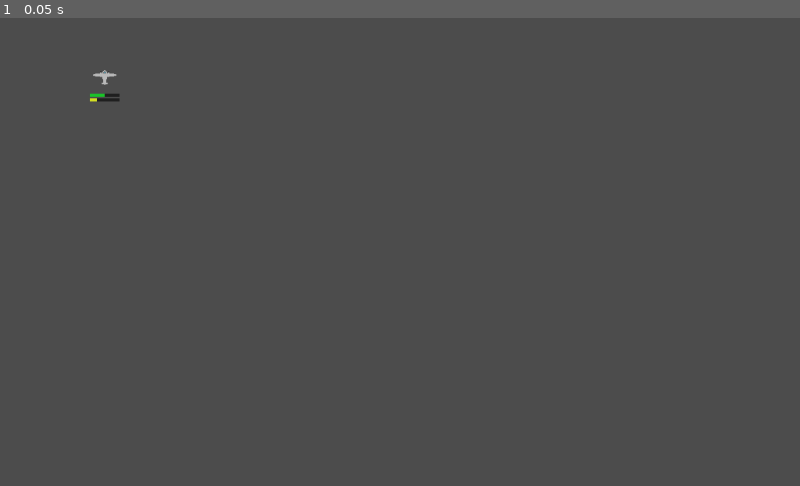
Above: before the commit, frame 1.
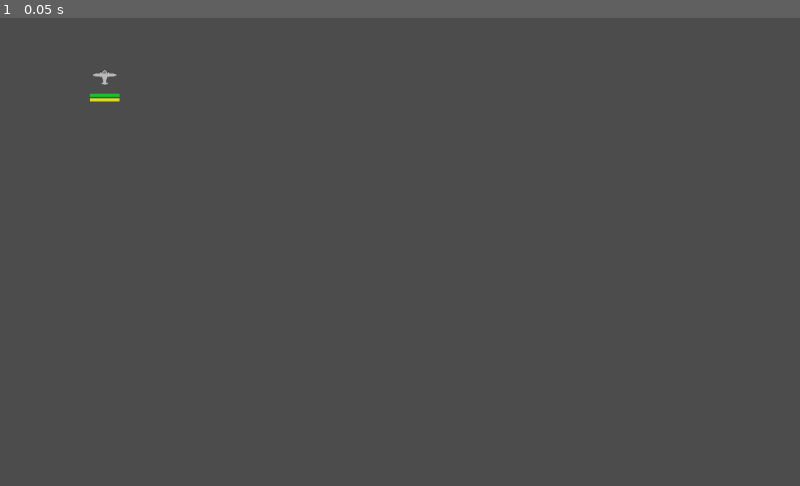
Above: after the commit, the same moment.

Repository: peter-shaw-benson/naval-game
Game: Godot game, scene res://Squad/CombatUnitsWrapper.tscn
Two runs of this game, one before a commit and one after it. Both use one fixed random seed, a clock stepped at 60 frames per second and the inputs below. This scene is started directly instead of the project's main scene.
Inputs:
- Up to frame 1 (0.05 s): no input

The runs differ from the first frame. In frame 1, less than 0.1% of the frame differs, in the area x 12-15%, y 16-18%.
Error before the commit: Invalid operands 'float' and 'Nil' in operator '*'. (res://Squad/ShipSquadron.gd:52)
Error after the commit: Invalid operands 'float' and 'Nil' in operator '*'. (res://Squad/ShipSquadron.gd:56)

Commit message:
plane squadron inherits combat unit wrapper

Diff:
--- a/Squad/Airbase/Airbase.gd
+++ b/Squad/Airbase/Airbase.gd
@@ -94,7 +94,9 @@
 	if type == "strike":
 		is_strike = true
 
-	plane_squad.init(plane_list, initial_pos, target, faction, is_strike)
+	plane_squad.init(plane_list, initial_pos, faction)
+	plane_squad.set_strike(is_strike)
+	plane_squad.set_target(target)
 
 	emit_signal("plane_launch", plane_squad)
 
--- a/Squad/Airbase/Airbase.tscn
+++ b/Squad/Airbase/Airbase.tscn
@@ -2,7 +2,8 @@
 
 [ext_resource path="res://art/map_assets/runway.png" type="Texture" id=1]
 [ext_resource path="res://Squad/Airbase/Airbase.gd" type="Script" id=2]
-[ext_resource path="res://Entities/PlaneSquadron/PlaneSquadron.tscn" type="PackedScene" id=3]
+[ext_resource path="res://Squad/PlaneSquadron/PlaneSquadron.tscn" type="PackedScene" id=3]
+
 
 [sub_resource type="RectangleShape2D" id=1]
 extents = Vector2( 65.466, 23.816 )
--- a/Squad/CombatUnitsWrapper.gd
+++ b/Squad/CombatUnitsWrapper.gd
@@ -119,11 +119,6 @@
 	self.rotation = self.initial_rot
 	turn_speed = int(self.base_speed / 2)
 	# Set max of health bar and Armor Bar
-	get_node("HealthBar").set_max(get_total_health())
-	get_node("ArmorBar").set_max(get_total_armor())
-
-	self.update_healthbar()
-	self.update_armorbar()
 
 	print("squad created")
 
--- a/Entities/PlaneSquadron/PlaneSquadron.gd
+++ b/Squad/PlaneSquadron/PlaneSquadron.gd
@@ -1,39 +1,21 @@
-extends Area2D
+extends "res://Squad/CombatUnitsWrapper.gd"
 class_name PlaneSquadron
 
 signal planes_recovered(plane_squad)
 
-var plane_list = []
-
-var target: Vector2
 var airbase_origin: Vector2
-var current_target: Vector2
 var strike_force: bool
 
-var faction = 0
-var base_speed
 var max_range = 300
 
 var weapon_list = []
 
 func _ready():
+	airbase_origin = global_position
 	pass
 
-func init(plane_list, initial_pos, target, faction, strike=false):
-	self.plane_list = plane_list
-
-	global_position = initial_pos
-
-	target = target
-	current_target = target
-	airbase_origin = initial_pos
+func set_strike(strike):
 	strike_force = strike
-
-	base_speed = get_base_speed()
-	faction = faction
-
-	if faction != GameState.get_playerFaction():
-		self.hide()
 
 	# Set animations
 	if strike:
@@ -44,10 +26,17 @@
 	get_node("AnimatedSprite").frame = faction
 	get_node("AirbaseCollision").disabled = true
 
+func set_target(target):
+	current_target = target
+
 	rotation = global_position.angle_to_point(target) - PI/2
 
-func get_base_speed():
-	return 120
+# plane squadrons can't be selected (yet)
+func select():
+	pass
+
+func deselect():
+	pass
 
 func get_strike():
 	return strike_force
@@ -58,8 +47,8 @@
 func get_weapon_list():
 	weapon_list = []
 
-	for p in plane_list:
-		for w in p.get_weapons():
+	for u in units:
+		for w in u.get_weapons():
 			weapon_list.append(w)
 
 func take_damage(weapon: Weapon, distance):
--- a/Entities/PlaneSquadron/PlaneSquadron.tscn
+++ b/Squad/PlaneSquadron/PlaneSquadron.tscn
@@ -12,20 +12,11 @@
 [ext_resource path="res://art/Fighter Sprites/sprite_3.png" type="Texture" id=10]
 [ext_resource path="res://art/Fighter Sprites/sprite_5.png" type="Texture" id=11]
 [ext_resource path="res://art/Fighter Sprites/sprite_4.png" type="Texture" id=12]
-[ext_resource path="res://Entities/PlaneSquadron/PlaneSquadron.gd" type="Script" id=13]
+[ext_resource path="res://Squad/PlaneSquadron/PlaneSquadron.gd" type="Script" id=13]
+[ext_resource path="res://Miscellaneous/Detection Area.tscn" type="PackedScene" id=14]
 
 [sub_resource type="SpriteFrames" id=1]
 animations = [ {
-"frames": [ ExtResource( 8 ), ExtResource( 7 ), ExtResource( 12 ) ],
-"loop": true,
-"name": "fighterDeselected",
-"speed": 5.0
-}, {
-"frames": [ ExtResource( 4 ), ExtResource( 3 ), ExtResource( 2 ) ],
-"loop": true,
-"name": "scoutPlaneSelected",
-"speed": 5.0
-}, {
 "frames": [ ExtResource( 6 ), ExtResource( 1 ), ExtResource( 5 ) ],
 "loop": true,
 "name": "scoutPlaneDeselected",
@@ -34,6 +25,16 @@
 "frames": [ ExtResource( 10 ), ExtResource( 9 ), ExtResource( 11 ) ],
 "loop": true,
 "name": "fighterSelected",
+"speed": 5.0
+}, {
+"frames": [ ExtResource( 4 ), ExtResource( 3 ), ExtResource( 2 ) ],
+"loop": true,
+"name": "scoutPlaneSelected",
+"speed": 5.0
+}, {
+"frames": [ ExtResource( 8 ), ExtResource( 7 ), ExtResource( 12 ) ],
+"loop": true,
+"name": "fighterDeselected",
 "speed": 5.0
 } ]
 
@@ -47,6 +48,7 @@
 collision_layer = 2
 collision_mask = 2
 script = ExtResource( 13 )
+detector_scene = ExtResource( 14 )
 
 [node name="AnimatedSprite" type="AnimatedSprite" parent="."]
 frames = SubResource( 1 )
--- a/Squad/ShipSquadron.gd
+++ b/Squad/ShipSquadron.gd
@@ -20,7 +20,11 @@
 
 	screen_size = get_viewport_rect().size
 
-	#current_target = self.global_position
+	get_node("HealthBar").set_max(get_total_health())
+	get_node("ArmorBar").set_max(get_total_armor())
+
+	self.update_healthbar()
+	self.update_armorbar()
 
 	# Make sure it doesn't crash until we're done placing
 	get_node("IslandCollision").disabled = true
--- a/Squad/Squadron.tscn
+++ b/Squad/Squadron.tscn
@@ -11,14 +11,14 @@
 
 [sub_resource type="SpriteFrames" id=1]
 animations = [ {
+"frames": [ ExtResource( 4 ), ExtResource( 3 ), ExtResource( 2 ) ],
+"loop": true,
+"name": "basic",
+"speed": 5.0
+}, {
 "frames": [ ExtResource( 5 ), ExtResource( 6 ), ExtResource( 7 ) ],
 "loop": true,
 "name": "clicked",
-"speed": 5.0
-}, {
-"frames": [ ExtResource( 4 ), ExtResource( 3 ), ExtResource( 2 ) ],
-"loop": true,
-"name": "basic",
 "speed": 5.0
 } ]
 
--- a/project.godot
+++ b/project.godot
@@ -52,7 +52,7 @@
 "base": "Area2D",
 "class": "PlaneSquadron",
 "language": "GDScript",
-"path": "res://Entities/PlaneSquadron/PlaneSquadron.gd"
+"path": "res://Squad/PlaneSquadron/PlaneSquadron.gd"
 }, {
 "base": "",
 "class": "Ship",
Not shown: 1 places in Squad/PlaneSquadron/PlaneSquadron.tscn that only renumber resources
